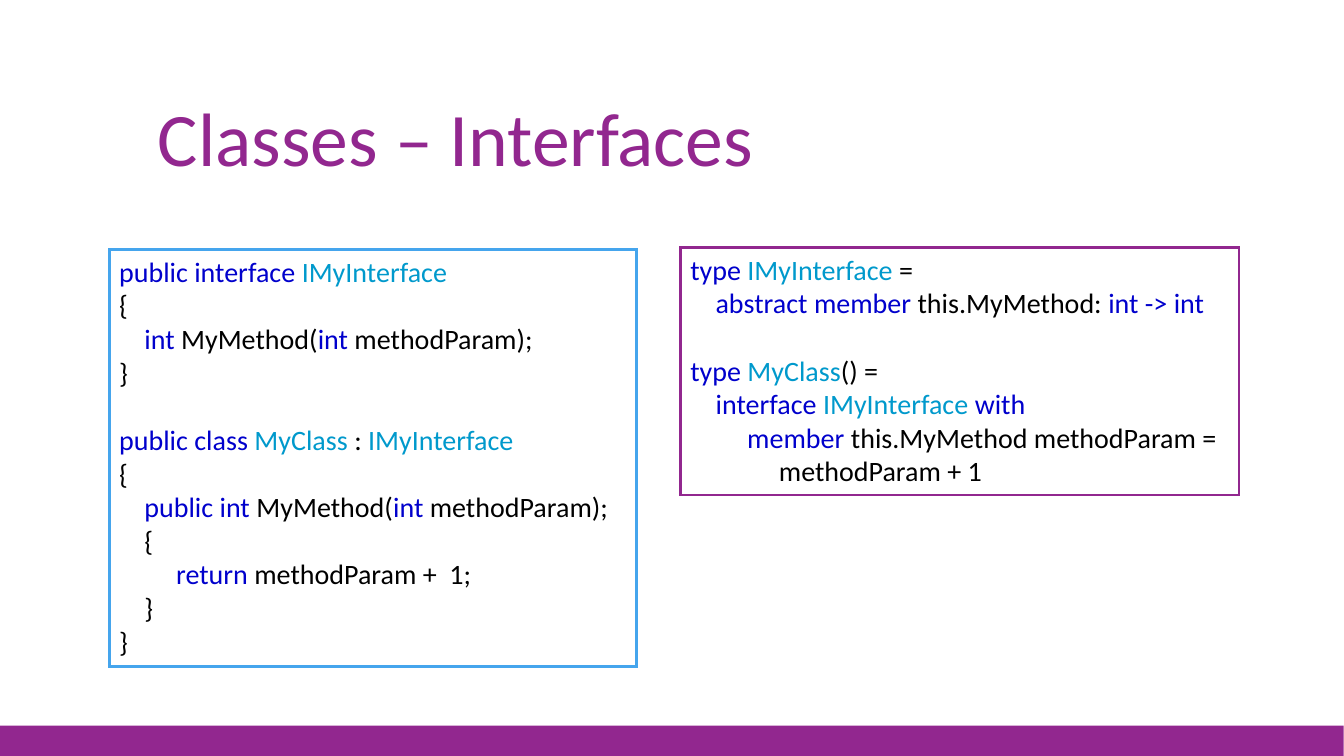
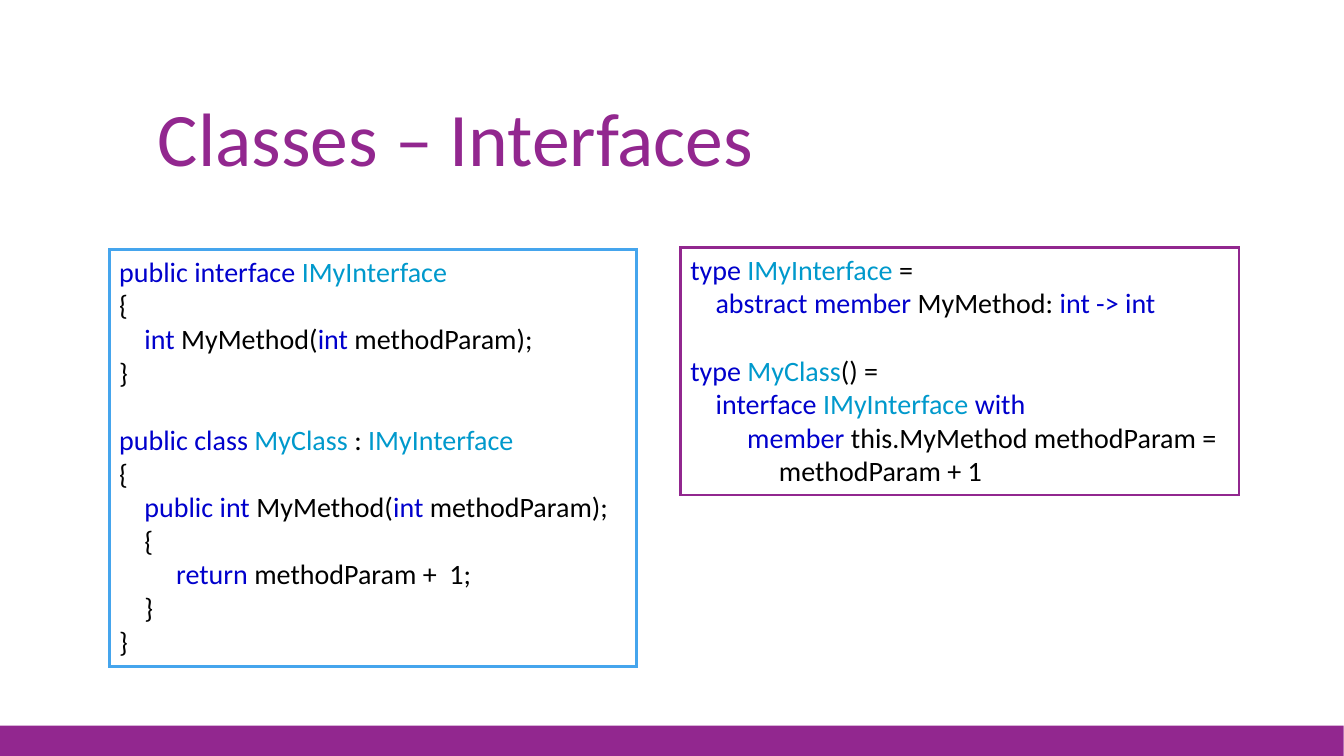
Before and after one commit to jorgef/fsharpworkshop, a slide deck: slide 74 of FSharpWorkshop_Slides.pptx. Drawn at 1344x756 pixels with LibreOffice and Linux fonts; fonts in the diff are those of the drawing. Boxes give left, top, right and bottom in pixels: in the first picture for what was removed or moved away, otherwise in the second. Text is boxed around its words. In the diff, an @@ line names an element or a change of style, - is before the commit and + after.

```diff
--- a/FSharpWorkshop_Slides.pptx
+++ b/FSharpWorkshop_Slides.pptx
@@ text in rectangle at [716,293,1155,318]: text changed @@
-abstract member this.MyMethod: int -> int
+abstract member MyMethod: int -> int
```
Also in this commit, not shown: 2 other slides changed, 19 other files.
